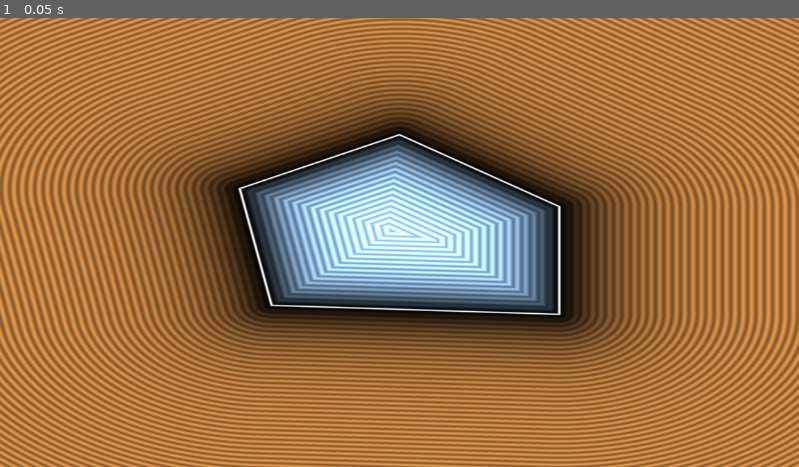
Above: before the commit, frame 1.
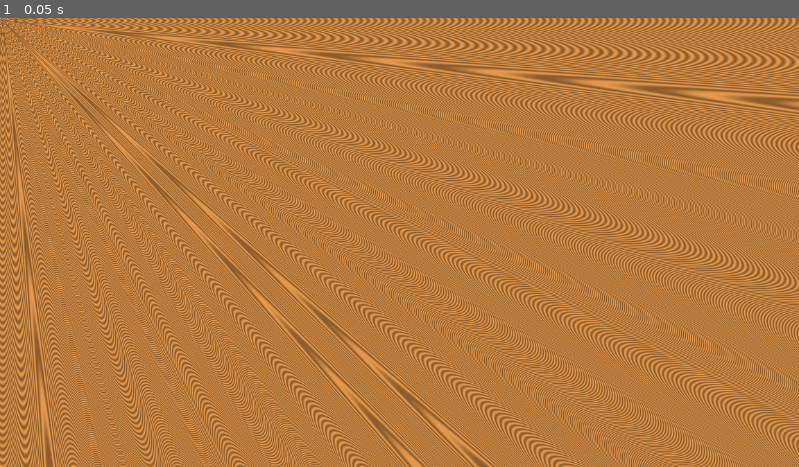
Above: after the commit, the same moment.

Repository: get-shwifty/ld54bis
Game: Godot game, scene res://logic/level/shader_test_scene.tscn
The game is run twice, just before and just after one commit, with the same random seed, the same clock (stepped at 60 frames per second) and the same inputs. This scene is started directly instead of the project's main scene. The engine's default icon, where the game draws it, is replaced by a stand-in: a white triangle on a blue panel in a dark square.
Inputs:
- Up to frame 1 (0.05 s): no input

The runs differ from the first frame. In frame 1, 68% of the frame differs, in the area x 0-100%, y 0-100%.

Commit message:
world coordinates shader

Diff:
--- a/art/shaders/global_shader.gdshader
+++ b/art/shaders/global_shader.gdshader
@@ -1,9 +1,16 @@
 shader_type canvas_item;
+render_mode blend_mix;
+
+varying vec2 world_position;
 
 uniform sampler2D screen_texture : hint_screen_texture, repeat_disable, filter_nearest;
 
 uniform sampler2D gradient_inside;
 uniform sampler2D gradient_outside;
+
+void vertex(){
+    world_position = (MODEL_MATRIX * vec4(VERTEX,0.0,1.0)).xy;
+}
 
 //most part of the following code for SDF computation is based on work from Anders Riggelsen available here https://www.shadertoy.com/view/wdffWH
 struct Result{
@@ -29,7 +36,7 @@
 	vec2 p = pixel_pos;
 
 	vec2 pA = vec2(-0.8,  0.7);
-    vec2 pB = vec2( 1.0,  0.8);
+    vec2 pB = vec2( 4.0, 4.0);
     vec2 pC = vec2( 1.0, -0.4);
     vec2 pD = vec2( 0.0, -1.2);
     vec2 pE = vec2(-1.0, -0.6);
@@ -64,7 +71,7 @@
 void fragment() {
     vec3 c = textureLod(screen_texture, SCREEN_UV, 0.0).rgb;
 
-	float d = computeSDF((SCREEN_UV-vec2(0.5))*5.0);
+	float d = computeSDF(world_position);
 	    //Inigo's pretty colors:
     vec3 col = vec3(1.0) - sign(d)*vec3(0.1,0.4,0.7);
     col *= 1.0 - exp(-3.0*abs(d));
